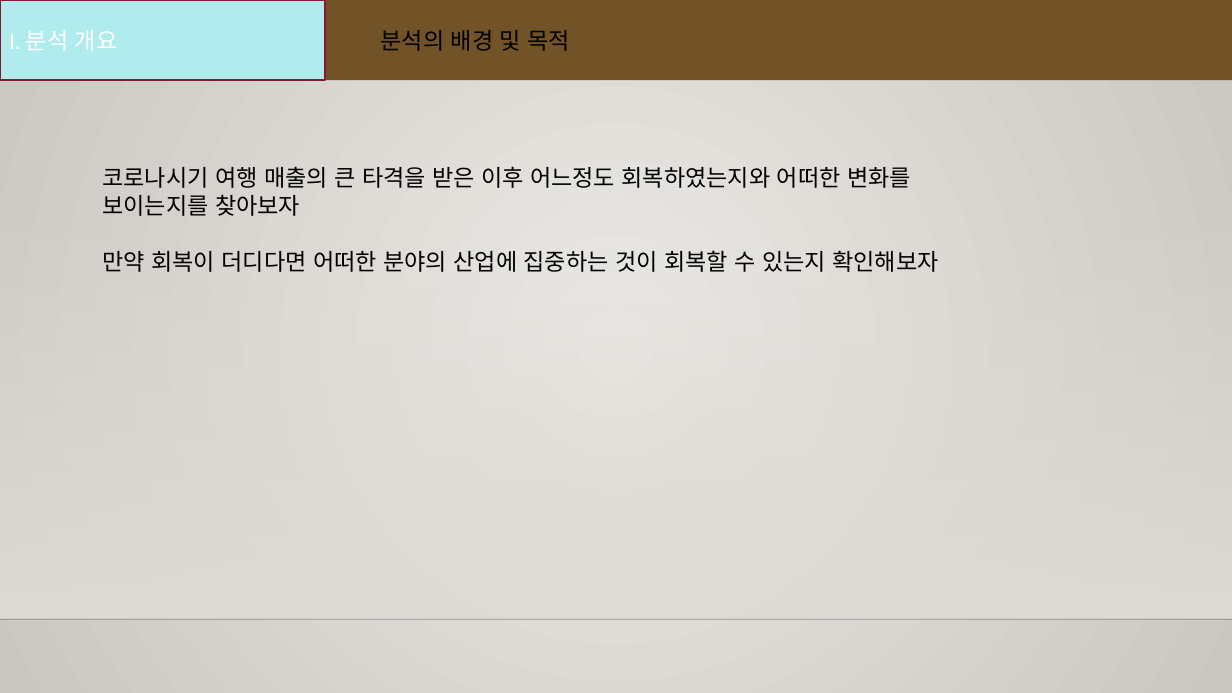
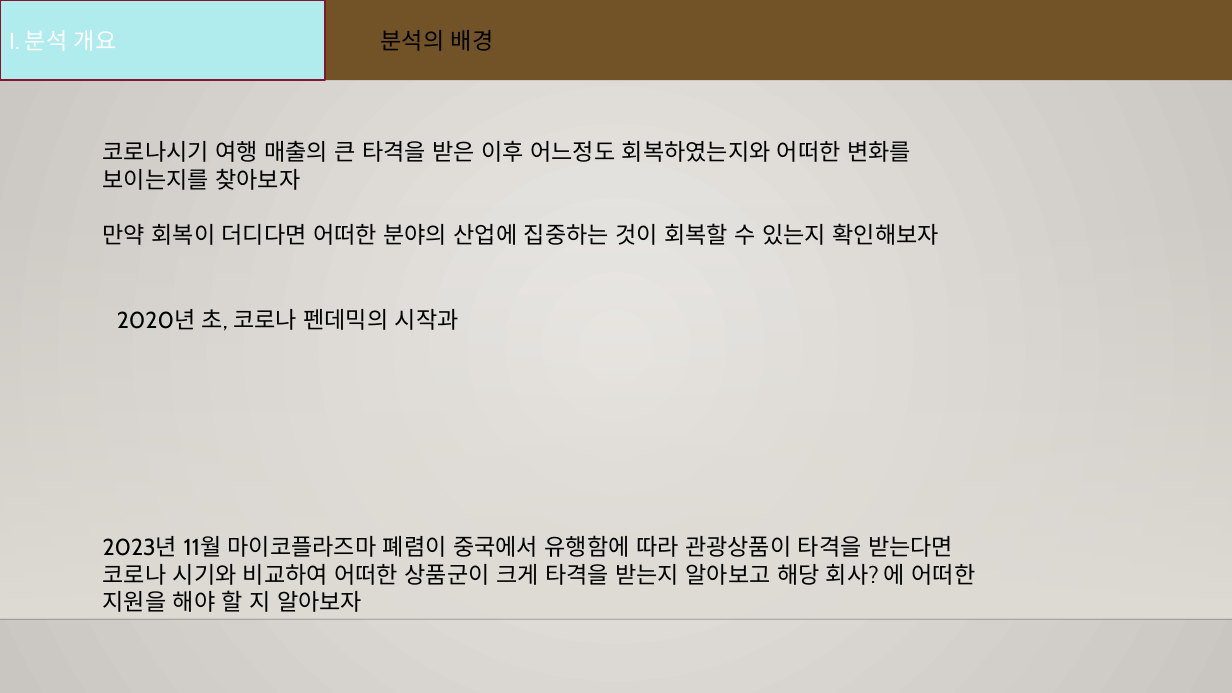
Before and after one commit to hyk2202/semi_project_2, a slide deck: slide 3 of Semi project.pptx. Drawn at 1232x693 pixels with LibreOffice and Linux fonts; fonts in the diff are those of the drawing; background and template pictures are left out. Boxes give left, top, right and bottom in pixels: in the first picture for what was removed or moved away, otherwise in the second. Text is boxed around its words. In the diff, an @@ line names an element or a change of style, - is before the commit and + after.

```diff
--- a/Semi project.pptx
+++ b/Semi project.pptx
@@ background gradient #ECEAE7 to #CAC7C1 to gradient #EBE9E6 to #C9C5C0 @@
@@ text at (x1=381, y1=30, x2=494, y2=51): text changed; font Calibri to Cabin @@
-  분석의 배경 및 목적
+  분석의 배경
@@ text "코로나시기 여행 매출의 큰 타격을 ..." moved from (x1=102, y1=166, x2=938, y2=272) to (x1=103, y1=140, x2=939, y2=245) @@
@@ text "코로나시기 여행 매출의 큰 타격을 ..." at (x1=103, y1=140, x2=939, y2=245): font Calibri to Cabin @@
@@ text added at (x1=117, y1=309, x2=459, y2=331), 18 pt, text #000000 @@
+2020년 초, 코로나 펜데믹의 시작과
@@ text added at (x1=103, y1=535, x2=976, y2=612), 18 pt, text #000000 @@
+2023년 11월 마이코플라즈마 폐렴이 중국에서 유행함에 따라 관광상품이 타격을 받는다면 코로나 시기와 비교하여 어떠한 상품군이 크게 타격을 받는지 알아보고 해당 회사? 에 어떠한 지원을 해야 할 지 알아보자
```
Also in this commit, not shown: 5 other slides changed, 19 slides added, 9 other files.
